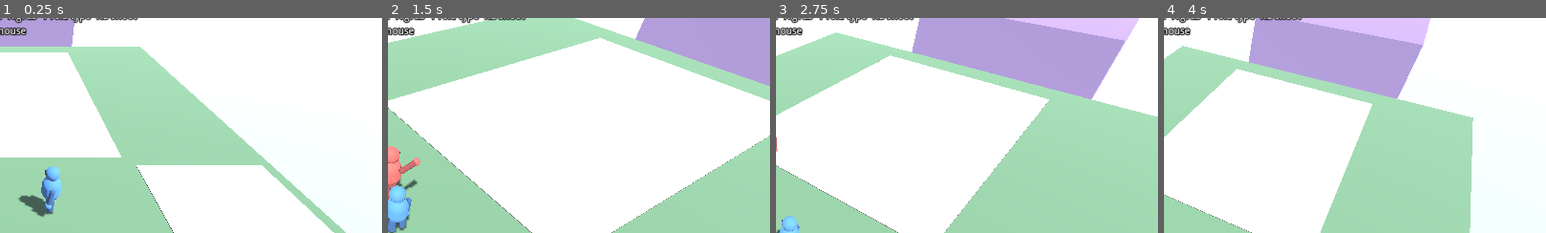
Above: before the commit, frames 1-4 (left to right).
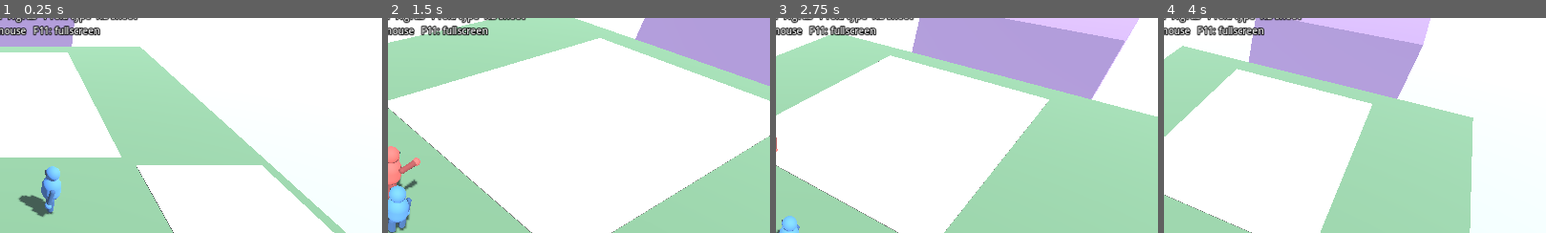
Above: after the commit, the same moments.

Repository: kevinmbeahm/firt
Game: Godot game, scene res://scenes/main.tscn
The game is run twice, just before and just after one commit, with the same random seed, the same clock (stepped at 60 frames per second) and the same inputs.
Inputs (mouse positions are % of the whole screen's width and height, from its top left):
- Up to frame 1 (0.25 s): no input
- Up to frame 2 (1.5 s): tap Enter at 0.5 s; move the mouse to (72, 45) at 0.52 s; hold D (p1_right) 0.53-1.28 s; tap F (p1_grab) at 0.6 s; click (72, 45) at 0.67 s; tap Space (p1_jump) at 0.77, 1.07 s; tap Z (undo) at 0.8, 1.35 s; move the mouse to (45, 50) at 1.27 s; hold W (p1_up) from 1.28 s (still down); click (45, 50) at 1.42 s
- Up to frame 3 (2.75 s): keep holding W (p1_up); tap Space (p1_jump) at 1.52, 1.82 s; tap Enter at 1.55, 2.1 s; move the mouse to (52, 48) at 2.02 s; click (52, 48) at 2.17 s; tap F (p1_grab) at 2.3 s
- Up to frame 4 (4 s): keep holding W (p1_up); move the mouse to (49, 52) at 2.77 s; tap Q (cam_left) at 2.85 s; click (49, 52) at 2.92 s; tap Space (p1_jump) at 3.02, 3.32, 3.77 s; tap Z (undo) at 3.05 s; move the mouse to (57, 51) at 3.52 s; tap E (cam_right) at 3.6 s; click (57, 51) at 3.67 s; tap Enter at 3.8 s
The pictures show only the part of the screen within x 50-100%, y 11-61%; the shares and areas given below are measured in that part.

The runs differ from the first frame. In frame 1, 0.7% of the frame differs, in the area x 8-27%, y 3-9%; in frame 2, 0.7%; in frame 3, 0.7%; in frame 4, 0.7%.

Commit message:
Make unfolding forgiving; fill the window and add fullscreen toggle
Unfolding: a flap only unfolded if its corner was carried back to the exact
spot; anything slightly off cut a new crease (Z-fold mess). Grabbed facets now
prefer swinging about their existing folded hinge when the hands roughly
follow it (generous for flat-folded flaps, stricter for partly folded ones,
and only when the swing accounts for most of the drag), so rough unfolding and
part-opening work while new folds on a flap still make new creases.

Obstacle checks ignore overlaps under 2 cm and exclude players from the query:
a sheet pressed slightly into the ground by a player made an unfolded flap
stop 1 degree short of flat.

Window: stretch aspect 'expand' so the game fills a maximised window instead
of letterboxing; F11 / Alt+Enter toggles fullscreen.

New tests/unfold_game.gd; fold_model.gd covers unfolding.

Co-Authored-By: Claude Opus 5.5 <noreply@anthropic.com>
Claude-Session: https://claude.ai/code/session_01NtEnfqQj4hSrsTi84CRxV2

Diff:
--- a/project.godot
+++ b/project.godot
@@ -15,6 +15,7 @@
 window/size/viewport_width=1280
 window/size/viewport_height=720
 window/stretch/mode="canvas_items"
+window/stretch/aspect="expand"
 
 [rendering]
 
--- a/scripts/level.gd
+++ b/scripts/level.gd
@@ -250,6 +250,14 @@
 			Input.mouse_mode = Input.MOUSE_MODE_CAPTURED
 	elif event is InputEventKey and event.pressed and event.keycode == KEY_ESCAPE:
 		Input.mouse_mode = Input.MOUSE_MODE_VISIBLE
+	elif event is InputEventKey and event.pressed and not event.echo \
+			and (event.keycode == KEY_F11 or (event.keycode == KEY_ENTER and event.alt_pressed)):
+		toggle_fullscreen()
+
+
+func toggle_fullscreen() -> void:
+	var full := DisplayServer.window_get_mode() == DisplayServer.WINDOW_MODE_FULLSCREEN
+	DisplayServer.window_set_mode(DisplayServer.WINDOW_MODE_WINDOWED if full else DisplayServer.WINDOW_MODE_FULLSCREEN)
 
 
 ## Shared orbit camera that keeps both players in frame.
@@ -272,7 +280,7 @@
 	var text := "P1: WASD move  Space jump  |  hold F/LMB on a glowing corner, walk to move it, Space/C or wheel raise/lower hands, Tab fold type, release to crease\n"
 	text += "      hold R/RMB: move = slide sheet, Space = flip it over, F/LMB = turn it\n"
 	text += "P2: Arrows  / jump  . grab  ; lower  ' fold type  , sheet     Pads: A jump/raise  B lower  X grab  Y fold type  RB sheet\n"
-	text += "Mouse / right stick / Q E: camera   Z: undo fold   Backspace: restart   Esc: release mouse"
+	text += "Mouse / right stick / Q E: camera   Z: undo fold   Backspace: restart   Esc: release mouse   F11: fullscreen"
 	for p in players:
 		var st: String = p.fold_status()
 		if st != "":
--- a/scripts/paper_model.gd
+++ b/scripts/paper_model.gd
@@ -160,9 +160,13 @@
 	axis = axis.normalized()
 	var w := (u - n * n.dot(u)).normalized()
 	var a := g + w * (u.dot((g + t) * 0.5 - g) / u.dot(w))
-	# Re-folding along an existing crease (opening a wing, unfolding) should use
-	# that exact crease rather than shaving off slivers next to it.
-	var crease = _existing_crease(src, gf, a, axis)
+	# A flap folded at an existing crease swings about that crease when the
+	# hands roughly follow it (unfolding, opening a wing part-way), instead of
+	# needing the corner carried back to the exact spot.
+	var hinge = _hinge_axis(src, gi, g, t) if mode == FOLD_NORMAL else null
+	# Otherwise, a new crease that lands almost on an existing one reuses it
+	# rather than shaving off slivers next to it.
+	var crease = hinge if hinge != null else _existing_crease(src, gf, a, axis)
 	if crease != null:
 		a = crease[0]
 		axis = crease[1]
@@ -375,6 +379,52 @@
 	return (t1 - t0) * d.length()
 
 
+## The folded hinge of the grabbed facet that best carries g toward t, as
+## [point, direction], or null if no hinge comes close. Only creases that are
+## actually folded (the neighbour isn't lying flat beside us) count.
+static func _hinge_axis(src: Array, gi: int, g: Vector3, t: Vector3):
+	var gf: Facet = src[gi]
+	var n := gf.normal()
+	var c := gf.pts.size()
+	var best = null
+	var best_score := INF
+	for i in c:
+		var e0 := gf.pts[i]
+		var e1 := gf.pts[(i + 1) % c]
+		# How folded is this edge? Folded flat (the flap lies back on its
+		# neighbour) is the classic unfold, so the hands may be sloppier there.
+		var dihedral := 1.0
+		for j in src.size():
+			if j == gi:
+				continue
+			var other: Facet = src[j]
+			if not shared_edge(PackedVector2Array([e0, e1]), other.pts).is_empty():
+				dihedral = minf(dihedral, other.normal().dot(n))
+		if dihedral > 0.999:
+			continue # a flat, unfolded crease: nothing to swing about
+		var tolerance := 0.5 if dihedral < -0.999 else 0.25
+		var p := gf.at(e0)
+		var d := (gf.at(e1) - p).normalized()
+		var foot := p + d * d.dot(g - p)
+		var vg := g - foot
+		if vg.length() < 0.1:
+			continue # we're holding the hinge itself
+		var vt := t - foot
+		vt -= d * d.dot(vt)
+		var theta := atan2(d.dot(vg.cross(vt)), vg.dot(vt))
+		var swung := foot + Basis(d, theta) * vg
+		# The swing must account for most of where the hands went (a short pull
+		# along the flap is a new fold, not a hinge turn)...
+		if swung.distance_to(g) < 0.5 * t.distance_to(g):
+			continue
+		# ...and land close to them, relative to the flap's size.
+		var score := swung.distance_to(t) / vg.length()
+		if score < tolerance and score < best_score:
+			best_score = score
+			best = [p, d]
+	return best
+
+
 ## An edge in the grabbed plane lying almost on the proposed crease, as
 ## [point, direction], or null.
 static func _existing_crease(src: Array, gf: Facet, a: Vector3, axis: Vector3):
--- a/scripts/paper_sheet.gd
+++ b/scripts/paper_sheet.gd
@@ -15,6 +15,7 @@
 const AREAL_DENSITY := 0.6 ## kg per square metre of paper (it's giant paper)
 const SLIDE_ACCEL := 12.0
 const LOST_Y := -25.0 ## below this the sheet is lost in the void and respawns
+const CONTACT_SLOP := 0.02 ## overlaps shallower than this (a loaded sheet settling) don't block folds
 
 var paper_size := Vector2(18, 12)
 var facets: Array = [] ## Array[PaperModel.Facet]
@@ -254,11 +255,15 @@
 
 
 ## Does the moving paper of `plan`, `s` of the way through its swing, overlap
-## anything solid? (Players don't count.)
+## anything solid by more than CONTACT_SLOP? (Players don't count, and a sheet
+## pressed a few millimetres into the ground under someone's weight is fine.)
 func _hits_world(plan: Dictionary, s: float, pose: Transform3D) -> bool:
 	var space := get_world_3d().direct_space_state
 	var query := PhysicsShapeQueryParameters3D.new()
-	query.exclude = [get_rid()]
+	var exclude: Array[RID] = [get_rid()]
+	for p in get_tree().get_nodes_in_group("players"):
+		exclude.append((p as CollisionObject3D).get_rid())
+	query.exclude = exclude
 	query.collision_mask = collision_mask
 	query.transform = pose
 	var back := Transform3D.IDENTITY
@@ -267,8 +272,9 @@
 		back = Transform3D(rot, plan.axis_a - rot * plan.axis_a)
 	for item in plan.moved:
 		query.shape = _probe(item, back)
-		for hit in space.intersect_shape(query, 4):
-			if not (hit.collider is CharacterBody3D):
+		var contacts := space.collide_shape(query, 16)
+		for i in range(0, contacts.size() - 1, 2):
+			if (contacts[i] as Vector3).distance_to(contacts[i + 1]) > CONTACT_SLOP:
 				return true
 	return false
 
--- a/scripts/player.gd
+++ b/scripts/player.gd
@@ -51,6 +51,7 @@
 
 
 func _ready() -> void:
+	add_to_group("players")
 	floor_snap_length = STEP_HEIGHT + 0.1
 	floor_max_angle = deg_to_rad(50.0)
 
--- a/tests/fold_model.gd
+++ b/tests/fold_model.gd
@@ -126,4 +126,26 @@
 	var tilt := rad_to_deg((ramp.facets[1] as PaperModel.Facet).normal().angle_to(Vector3.UP))
 	check(ramp.ok and absf(tilt - 25.7) < 1.0, "raised hands give a partial fold (ramp at %.1f deg)" % tilt)
 	reverse_fold_tests()
+	unfold_tests()
 	quit(0 if ok else 1)
+
+
+## Unfolding: carrying a folded flap back only roughly should swing it about its
+## existing crease, not cut a new one.
+func unfold_tests() -> void:
+	var fs := PaperModel.make_sheet(Vector2(18, 12))
+	var r := fold(fs, Vector3(9, T, 0), Vector3(3, T, 0))
+	check(r.ok and r.facets.size() == 2, "fold a strip over (crease at x=6)")
+	fs = r.facets
+	var g := Vector3(3, T, 0)
+	for t in [Vector3(9, T, 0), Vector3(8.6, T, 0.5), Vector3(8, T, 1)]:
+		r = fold(fs, g, t)
+		var flat: bool = r.ok and r.facets.size() == 2
+		for f in r.get("facets", []):
+			flat = flat and f.normal().y > 0.999
+		check(flat, "carrying the flap back to %s unfolds it along the old crease (%d facets)" % [t, r.facets.size()])
+	r = fold(fs, g, Vector3(6, T + 3, 0))
+	check(r.ok and r.facets.size() == 2 and absf(r.facets[1].normal().y) < 0.01,
+		"lifting the flap opens it to stand upright on its crease")
+	r = fold(fs, g, Vector3(4, T, 0))
+	check(r.ok and r.facets.size() > 2, "a new fold on the flap itself still makes a new crease")
--- /dev/null
+++ b/tests/unfold_game.gd
@@ -0,0 +1,81 @@
+extends SceneTree
+# In-game unfolding with real inputs: P1 folds a strip over by walking, then
+# grabs the flap and walks it back roughly (drifting sideways). The flap should
+# swing back about its old crease and lie flat again, with no new crease.
+# Run:   godot --headless -s tests/unfold_game.gd      (exit code 0 = pass)
+
+var lvl
+var step := 0
+var t0 := 0
+var ok := true
+
+
+func _initialize() -> void:
+	lvl = load("res://scenes/main.tscn").instantiate()
+	root.add_child(lvl)
+
+
+func check(cond: bool, msg: String) -> void:
+	print(("PASS  " if cond else "FAIL  ") + msg)
+	if not cond:
+		ok = false
+
+
+func pf() -> int:
+	return Engine.get_physics_frames()
+
+
+func next() -> void:
+	step += 1
+	t0 = pf()
+
+
+func _process(_d: float) -> bool:
+	var p1 = lvl.players[0]
+	var s: PaperSheet = lvl.sheet
+	if pf() > 6000:
+		check(false, "timed out at step %d" % step)
+		quit(1)
+	match step:
+		0:
+			if pf() > 30:
+				p1.global_position = Vector3(-2.4, 0.2, 0) # beside the sheet's far edge
+				next()
+		1:
+			if pf() - t0 > 20:
+				Input.action_press("p1_grab")
+				Input.action_press("p1_down") # walk -X, carrying the edge over
+				next()
+		2:
+			if p1.global_position.x <= -8.4:
+				Input.action_release("p1_down")
+				Input.action_release("p1_grab")
+				next()
+		3:
+			if pf() - t0 > 30:
+				check(s.facets.size() == 2 and s.facets[1].normal().y < -0.999, "P1 folded the strip flat over the sheet")
+				check(p1.hover != null, "P1 can reach the folded flap")
+				Input.action_press("p1_grab")
+				next()
+		4:
+			if pf() - t0 > 5:
+				check(p1.grabbing, "P1 grabs the flap")
+				Input.action_press("p1_up")
+				Input.action_press("p1_right") # drift sideways for a bit
+				next()
+		5:
+			if pf() - t0 > 25:
+				Input.action_release("p1_right")
+			if p1.global_position.x >= -2.6:
+				Input.action_release("p1_up")
+				check(p1.fold_status() == "fold, hands +0.0 m", "the preview unfolds cleanly (%s)" % p1.fold_status())
+				Input.action_release("p1_grab")
+				next()
+		6:
+			if pf() - t0 > 30:
+				var flat := s.facets.size() == 2
+				for f in s.facets:
+					flat = flat and f.normal().y > 0.999
+				check(flat, "walking the flap back roughly (%.2f m off to the side) unfolds it along the old crease" % p1.global_position.z)
+				quit(0 if ok else 1)
+	return false
Not shown, changed: README.md
